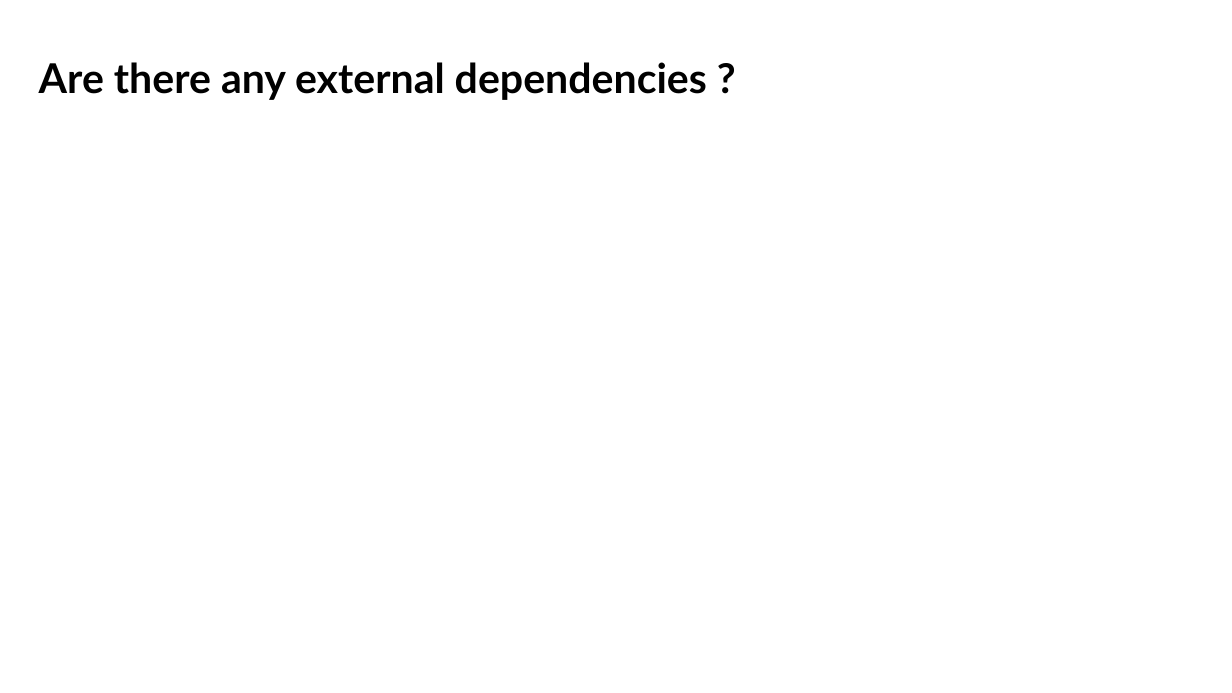
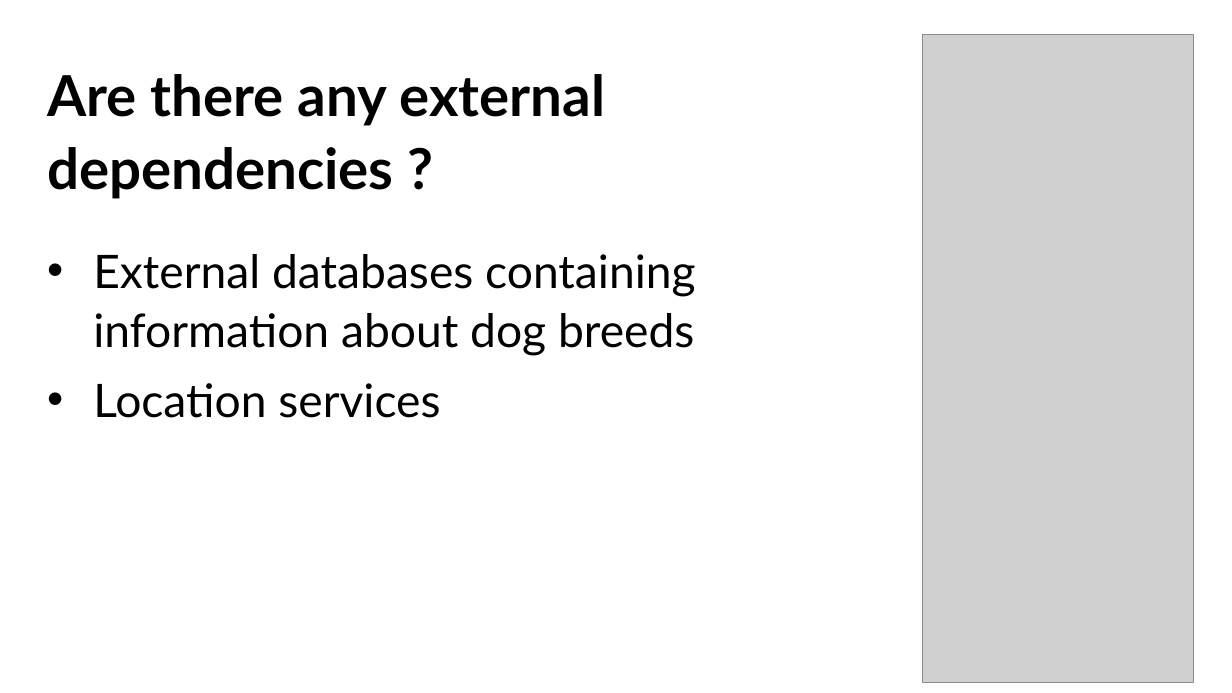
Before and after one commit to tamarben77/WoofWisdomApp, a slide deck: slide 12 of Woof_Wisdom.pptx (slide 9 before the commit). Drawn at 1232x693 pixels with LibreOffice and Linux fonts; fonts in the diff are those of the drawing; grey boxes stand for pictures. Boxes give left, top, right and bottom in pixels: in the first picture for what was removed or moved away, otherwise in the second. Text is boxed around its words. In the diff, an @@ line names an element or a change of style, - is before the commit and + after.

```diff
--- a/Woof_Wisdom.pptx
+++ b/Woof_Wisdom.pptx
@@ text "Are there any external dependencies ...": place and size @@
-text "Are there any external dependencies ..." at (39, 62, 707, 100)
+text "Are there any external dependencies ..." at (47, 74, 695, 418)
@@ picture added at (923, 35, 1195, 683) @@
@@ text at (47, 74, 605, 199): size 32 to 44 pt in "Are there any external dependencies ?" @@
@@ text at (93, 254, 695, 418): paragraphs added @@
+• External databases containing information about dog breeds
+• Location services
```
Also in this commit, not shown: 4 other slides changed, 4 slides added.
